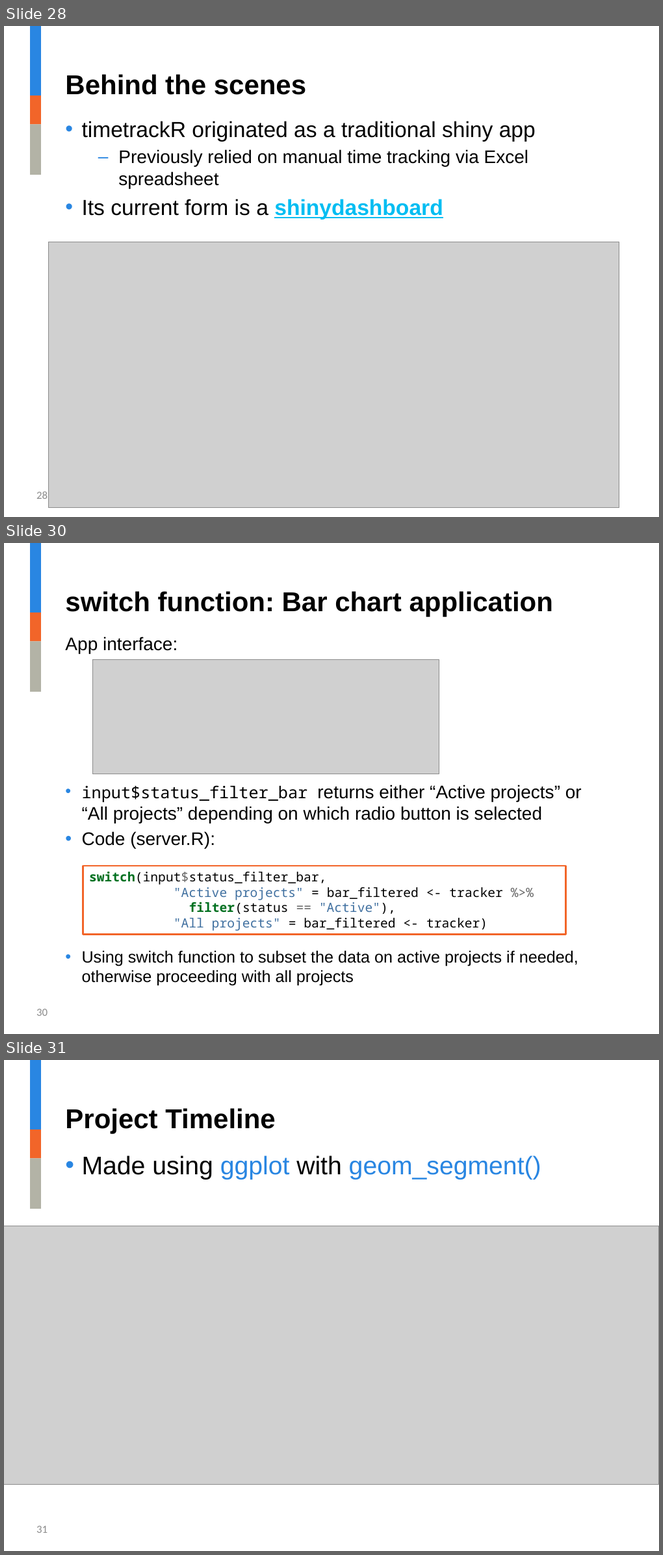
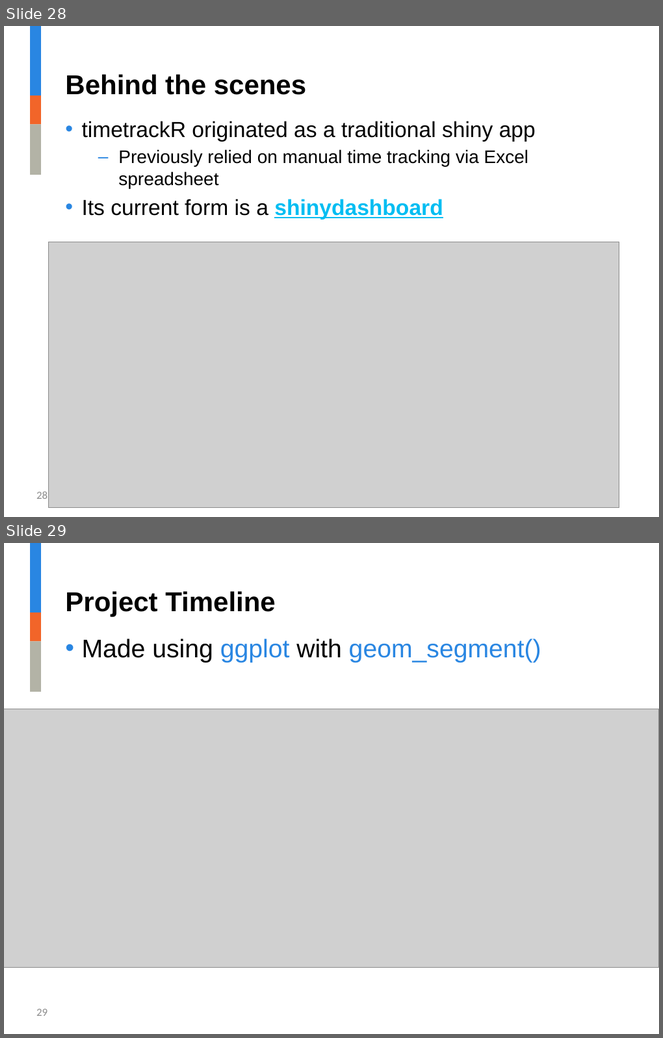
Before and after one commit to jalavery/timetrackR, a slide deck: Strategy and Innovation timetrackR Presentation.pptx. Shown one above the other, each under a label of ours: slides 28, 30 and 31 before the commit, slides 28 and 29 after it; the slides between them are not shown. The pictures are 663x1555 and 663x1038 pixels, drawn with LibreOffice and Linux fonts; fonts in the diff are those of the drawing; grey boxes stand for pictures; background and template pictures are left out. Boxes give left, top, right and bottom in pixels: in the first picture for what was removed or moved away, otherwise in the second. Text is boxed around its words. In the diff, an @@ line names an element or a change of style, - is before the commit and + after.

```diff
--- a/Strategy and Innovation timetrackR Presentation.pptx
+++ b/Strategy and Innovation timetrackR Presentation.pptx
@@ slide 30 removed at [4,543,659,1034], background #FFFFFF; not listed: 3 template elements that a slide beside it also shows @@
@@ title removed at [65,591,553,617] @@
-switch function: Bar chart application
@@ text removed at [65,637,582,986] @@
-App interface:
-• input$status_filter_bar returns either “Active projects” or “All projects” depending on which radio button is selected
-• Code (server.R):
-• Using switch function to subset the data on active projects if needed, otherwise proceeding with all projects
@@ picture removed at [92,660,440,774] @@
@@ rectangle removed at [83,866,566,934] @@
-switch(input$status_filter_bar,
-"Active projects" = bar_filtered <- tracker %>%
-filter(status == "Active"),
-"All projects" = bar_filtered <- tracker)
@@ page number removed at [36,1009,48,1016] @@
-30
@@ what was slide 31 is now slide 29 @@
@@ page number at [36,1009,48,1016]: text changed @@
-31
+29
```
Also in this commit, not shown: 10 slides changed, 1 other slide removed, 1 other file.
